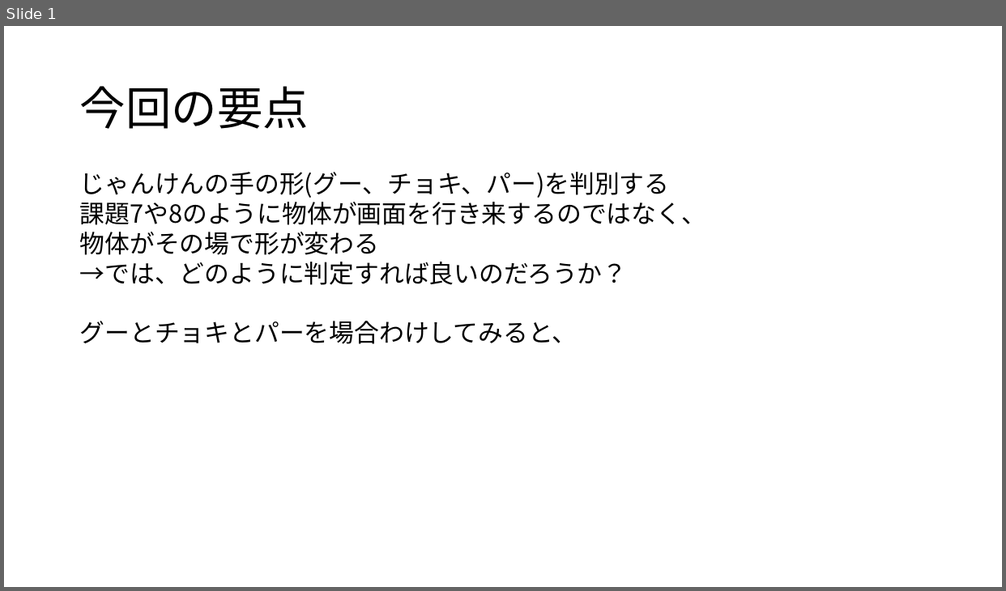
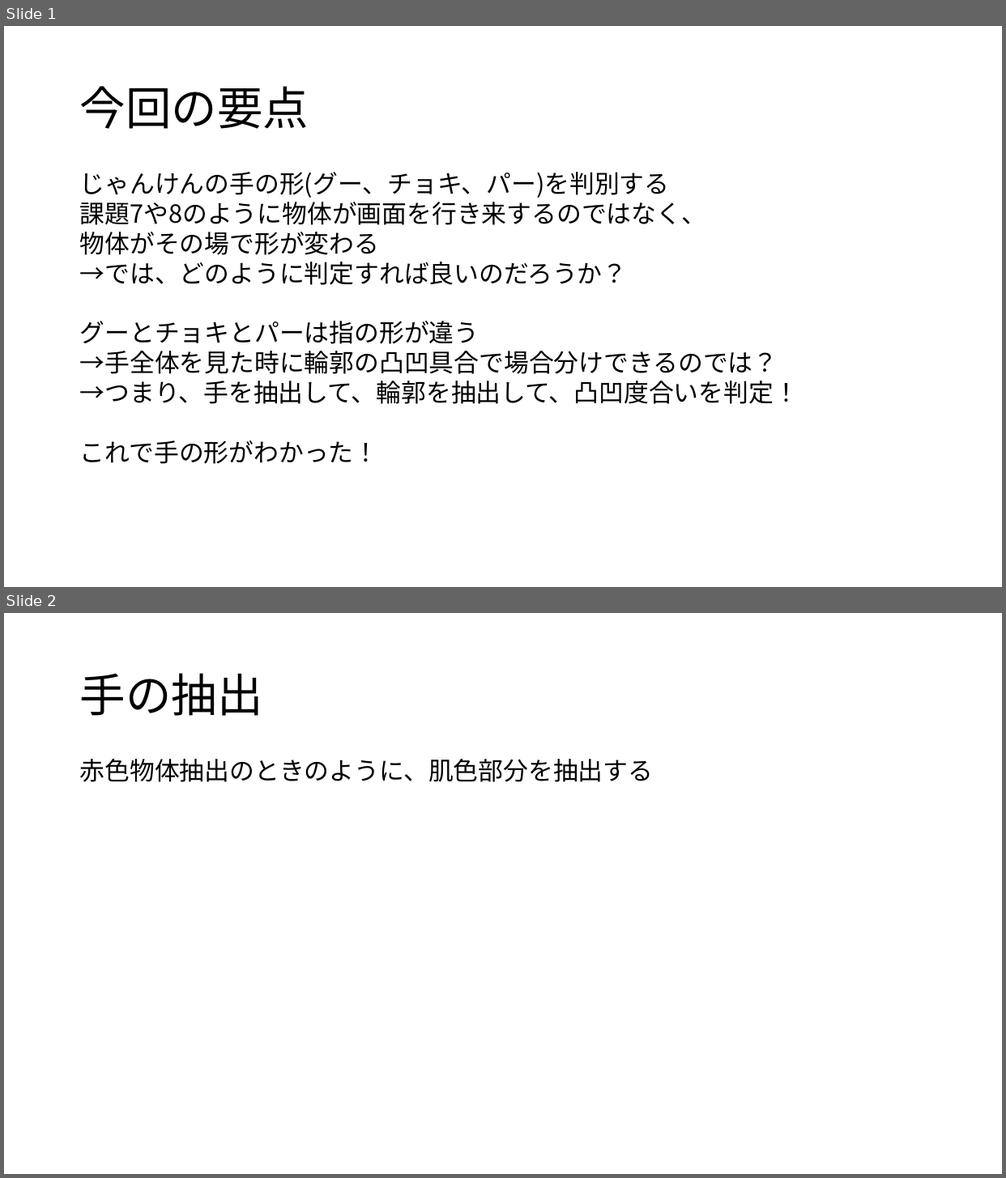
Before and after one commit to Ebichan610/univ_prog_experiment_project, a slide deck: python/ex9/2412747_kadai9.pptx. Shown one above the other, each under a label of ours: slide 1 before the commit, slides 1 and 2 after it. The pictures are 1006x591 and 1006x1178 pixels, drawn with LibreOffice and Linux fonts; fonts in the diff are those of the drawing. Boxes give left, top, right and bottom in pixels: in the first picture for what was removed or moved away, otherwise in the second. Text is boxed around its words. In the diff, an @@ line names an element or a change of style, - is before the commit and + after.

```diff
--- a/python/ex9/2412747_kadai9.pptx
+++ b/python/ex9/2412747_kadai9.pptx
@@ slide 2 added at [4,613,1002,1174], background #FFFFFF @@
@@ title added at [80,673,263,716], 44 pt, text #000000 @@
+手の抽出
@@ text added at [80,759,654,782], 24 pt, text #000000 @@
+赤色物体抽出のときのように、肌色部分を抽出する
@@ slide 1 changed as well @@
@@ text at [80,321,799,464]: text changed @@
-グーとチョキとパーを場合わけしてみると、
+グーとチョキとパーは指の形が違う
+→手全体を見た時に輪郭の凸凹具合で場合分けできるのでは？
+→つまり、手を抽出して、輪郭を抽出して、凸凹度合いを判定！
+これで手の形がわかった！
```
Also in this commit, not shown: 1 other slide added, 6 other files.
